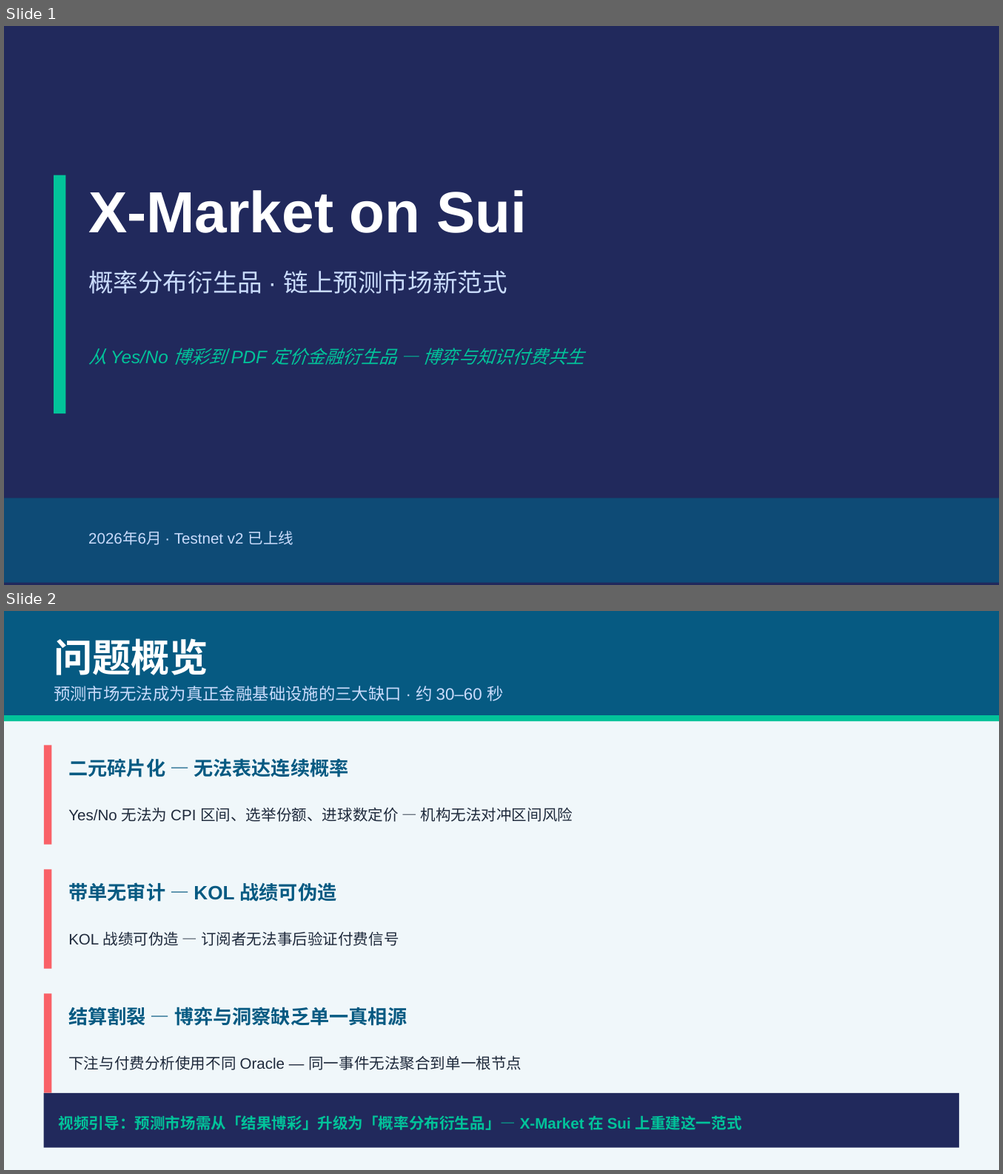
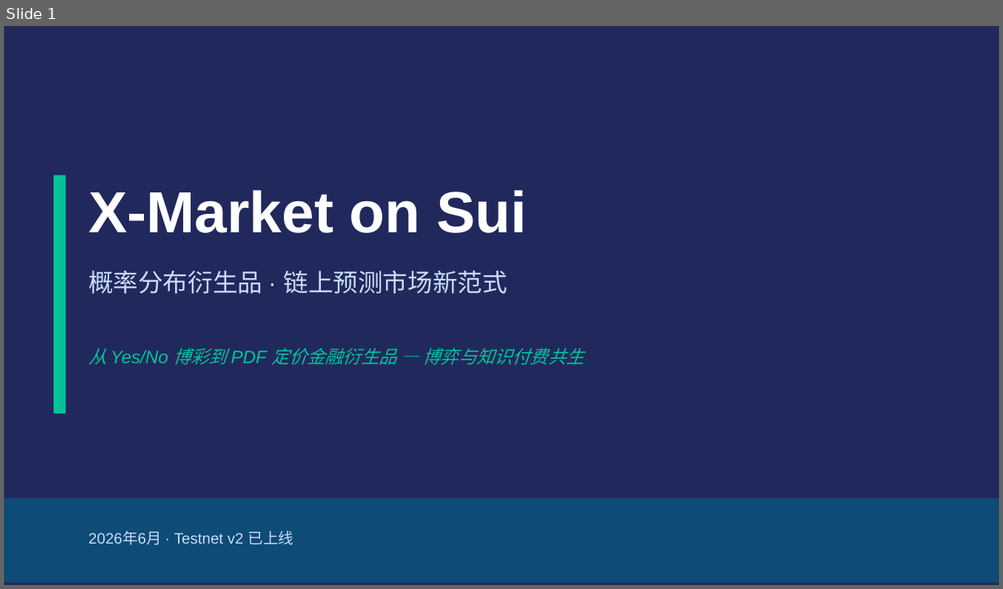
Before and after one commit to bamaao/x-market, a slide deck: docs/presentations/X-Market-Sui-Overview.zh.pptx. Shown one above the other, each under a label of ours: slides 1 and 2 before the commit, slide 1 after it. The pictures are 1003x1174 and 1003x589 pixels, drawn with LibreOffice and Linux fonts; fonts in the diff are those of the drawing. Boxes give left, top, right and bottom in pixels: in the first picture for what was removed or moved away, otherwise in the second. Text is boxed around its words. In the diff, an @@ line names an element or a change of style, - is before the commit and + after.

```diff
--- a/docs/presentations/X-Market-Sui-Overview.zh.pptx
+++ b/docs/presentations/X-Market-Sui-Overview.zh.pptx
@@ slide 2 removed at (4, 611, 999, 1170), background #F0F7FA @@
@@ rectangle removed at (4, 611, 999, 715) @@
@@ text removed at (54, 638, 208, 675) @@
-问题概览
@@ text removed at (54, 686, 503, 701) @@
-预测市场无法成为真正金融基础设施的三大缺口 · 约 30–60 秒
@@ rectangle removed at (4, 715, 999, 721) @@
@@ rectangle removed at (44, 745, 52, 845) @@
@@ text removed at (68, 758, 348, 777) @@
-二元碎片化 — 无法表达连续概率
@@ text removed at (68, 807, 573, 822) @@
-Yes/No 无法为 CPI 区间、选举份额、进球数定价 — 机构无法对冲区间风险
@@ rectangle removed at (44, 869, 52, 969) @@
@@ text removed at (68, 883, 337, 902) @@
-带单无审计 — KOL 战绩可伪造
@@ text removed at (68, 931, 398, 946) @@
-KOL 战绩可伪造 — 订阅者无法事后验证付费信号
@@ rectangle removed at (44, 994, 52, 1093) @@
@@ text removed at (68, 1007, 407, 1026) @@
-结算割裂 — 博弈与洞察缺乏单一真相源
@@ text removed at (68, 1056, 521, 1071) @@
-下注与付费分析使用不同 Oracle — 同一事件无法聚合到单一根节点
@@ rectangle removed at (44, 1093, 959, 1148) @@
@@ text removed at (59, 1116, 742, 1130) @@
-视频引导：预测市场需从「结果博彩」升级为「概率分布衍生品」— X-Market 在 Sui 上重建这一范式
```
Also in this commit, not shown: 8 slides changed, 1 other slide removed, 2 other files.
